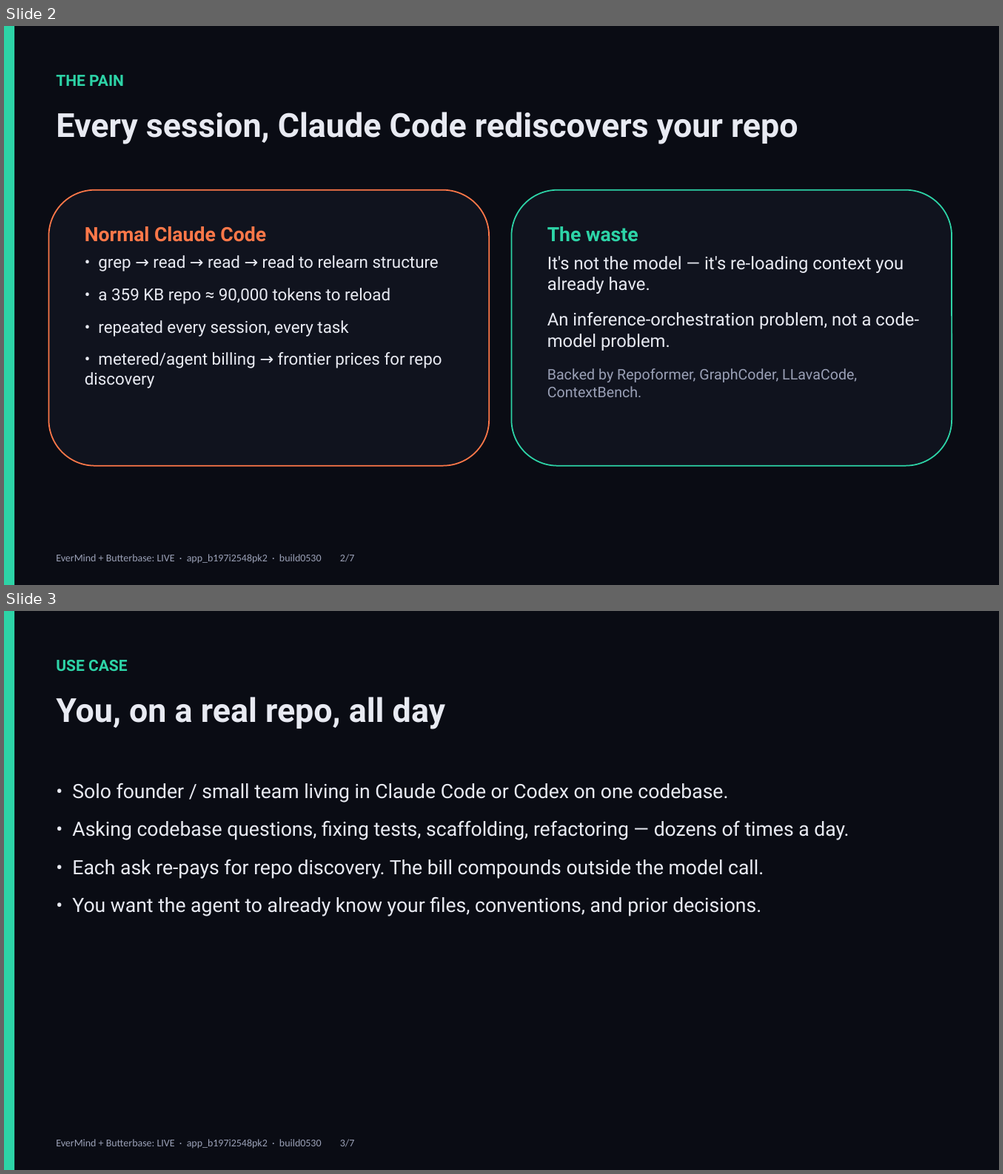
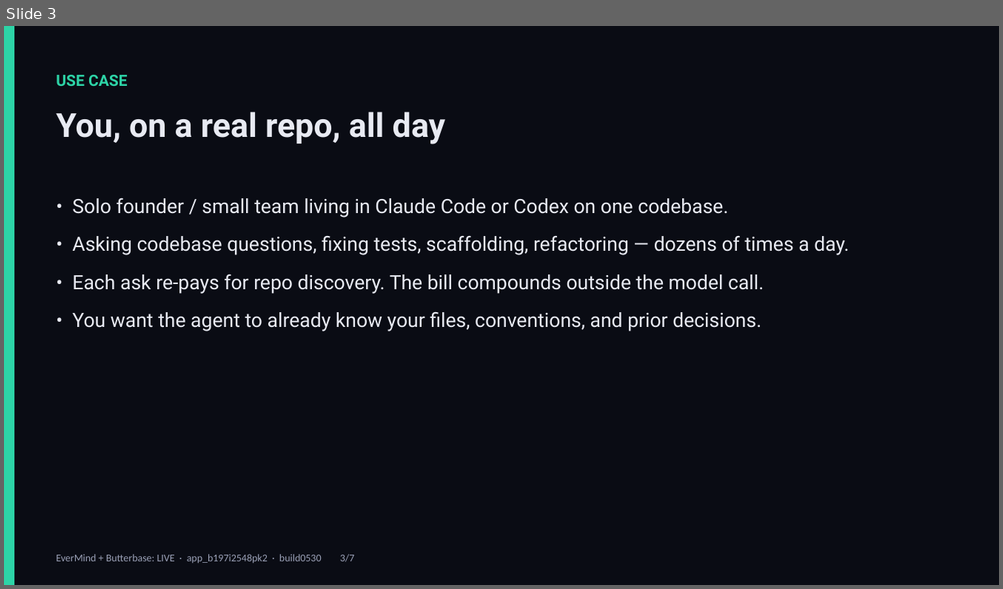
Before and after one commit to OCWC22/context-autopilot, a slide deck: demo/autopilot-slides.pptx. Shown one above the other, each under a label of ours: slides 2 and 3 before the commit, slide 3 after it. The pictures are 1003x1174 and 1003x589 pixels, drawn with LibreOffice and Linux fonts; fonts in the diff are those of the drawing. Boxes give left, top, right and bottom in pixels: in the first picture for what was removed or moved away, otherwise in the second. Text is boxed around its words. In the diff, an @@ line names an element or a change of style, - is before the commit and + after.

```diff
--- a/demo/autopilot-slides.pptx
+++ b/demo/autopilot-slides.pptx
@@ slide 2 removed at bbox=[4, 26, 999, 585], background #FFFFFF @@
@@ rectangle removed at bbox=[4, 26, 999, 585] @@
@@ rectangle removed at bbox=[4, 26, 14, 585] @@
@@ text removed at bbox=[56, 75, 124, 86] @@
-THE PAIN
@@ text removed at bbox=[56, 112, 798, 144] @@
-Every session, Claude Code rediscovers your repo
@@ rounded rectangle removed at bbox=[48, 190, 489, 466] @@
-Normal Claude Code
-• grep → read → read → read to relearn structure
-• a 359 KB repo ≈ 90,000 tokens to reload
-• repeated every session, every task
-• metered/agent billing → frontier prices for repo discovery
@@ rounded rectangle removed at bbox=[512, 190, 951, 466] @@
-The waste
-It's not the model — it's re-loading context you already have.
-An inference-orchestration problem, not a code-model problem.
-Backed by Repoformer, GraphCoder, LLavaCode, ContextBench.
@@ text removed at bbox=[56, 554, 355, 563] @@
-EverMind + Butterbase: LIVE · app_b197i2548pk2 · build0530 2/7
```
Also in this commit, not shown: 1 slide changed, 1 slide added, 1 other file.
